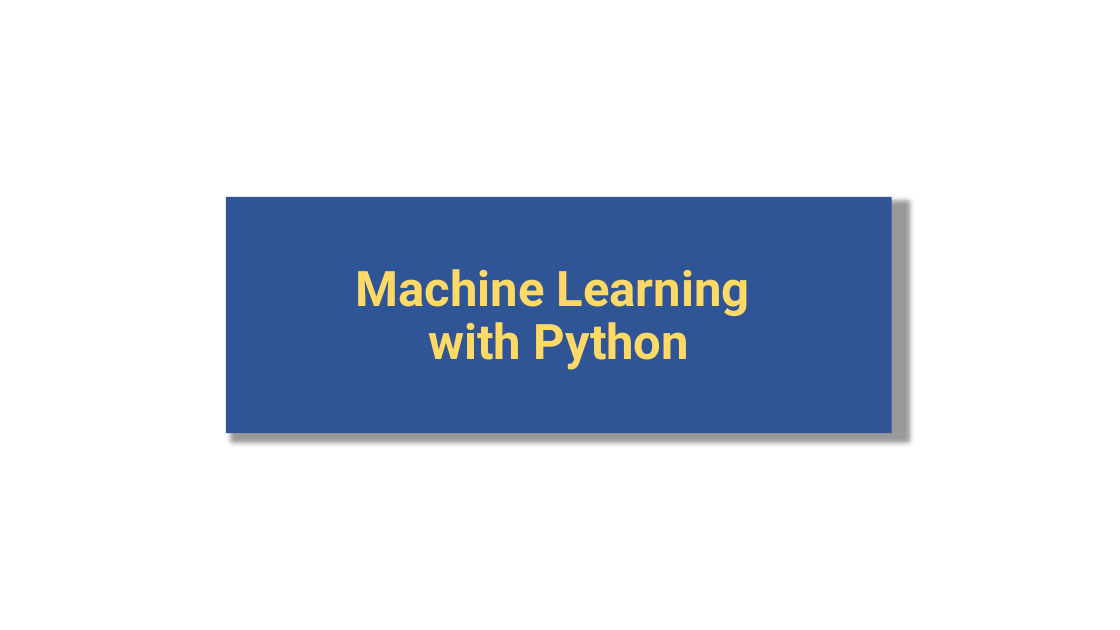
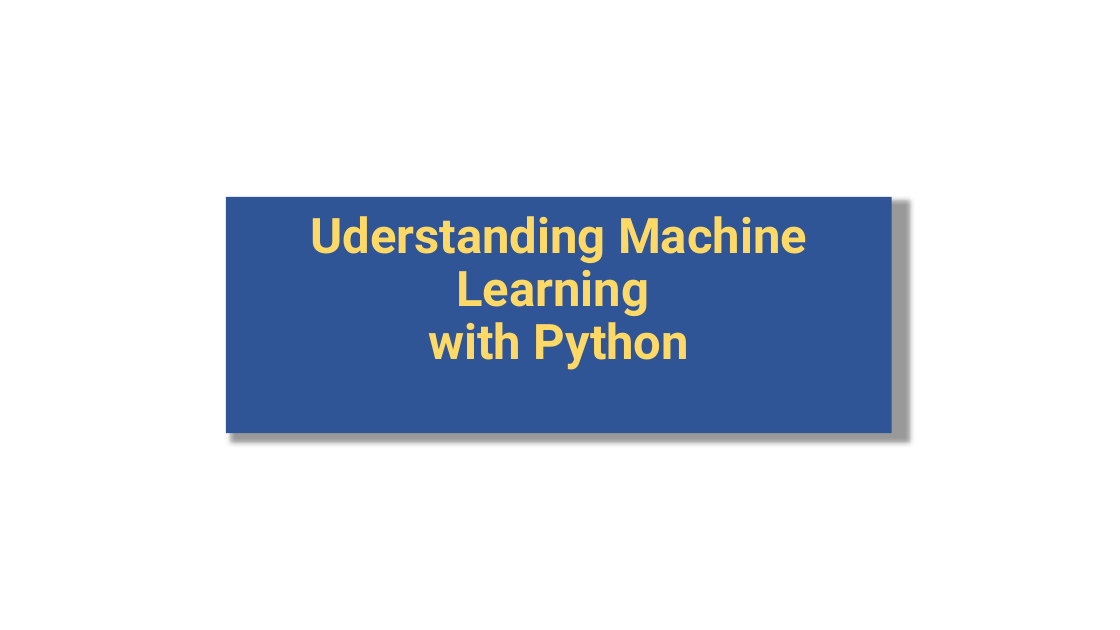
Before and after one commit to erkansirin78/machine-learning-with-python, a slide deck: slide 1 of opening_remarks.pptx. Drawn at 1120x630 pixels with LibreOffice and Linux fonts; fonts in the diff are those of the drawing; background and template pictures are left out. Boxes give left, top, right and bottom in pixels: in the first picture for what was removed or moved away, otherwise in the second. Text is boxed around its words. In the diff, an @@ line names an element or a change of style, - is before the commit and + after.

```diff
--- a/opening_remarks.pptx
+++ b/opening_remarks.pptx
@@ title at bbox=[310, 216, 807, 370]: text changed @@
-Machine Learning
-with Python
+Uderstanding Machine Learning
+with Python
```
Also in this commit, not shown: 1 other slide changed, 4 slides added, 1 slide removed.
